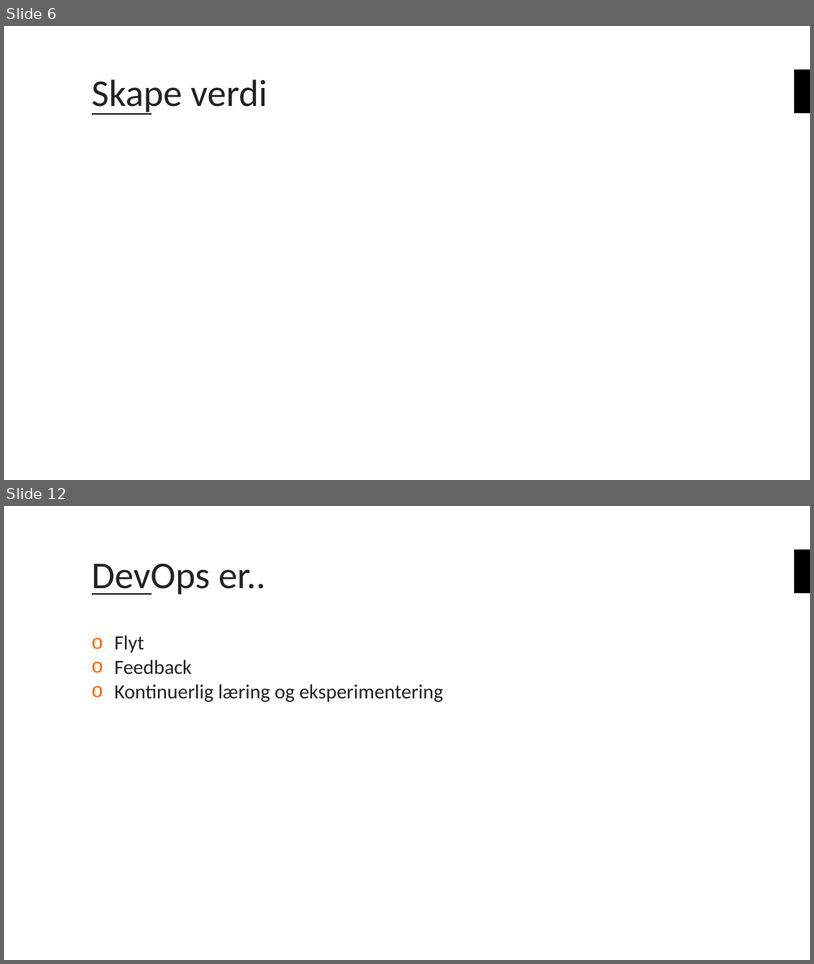
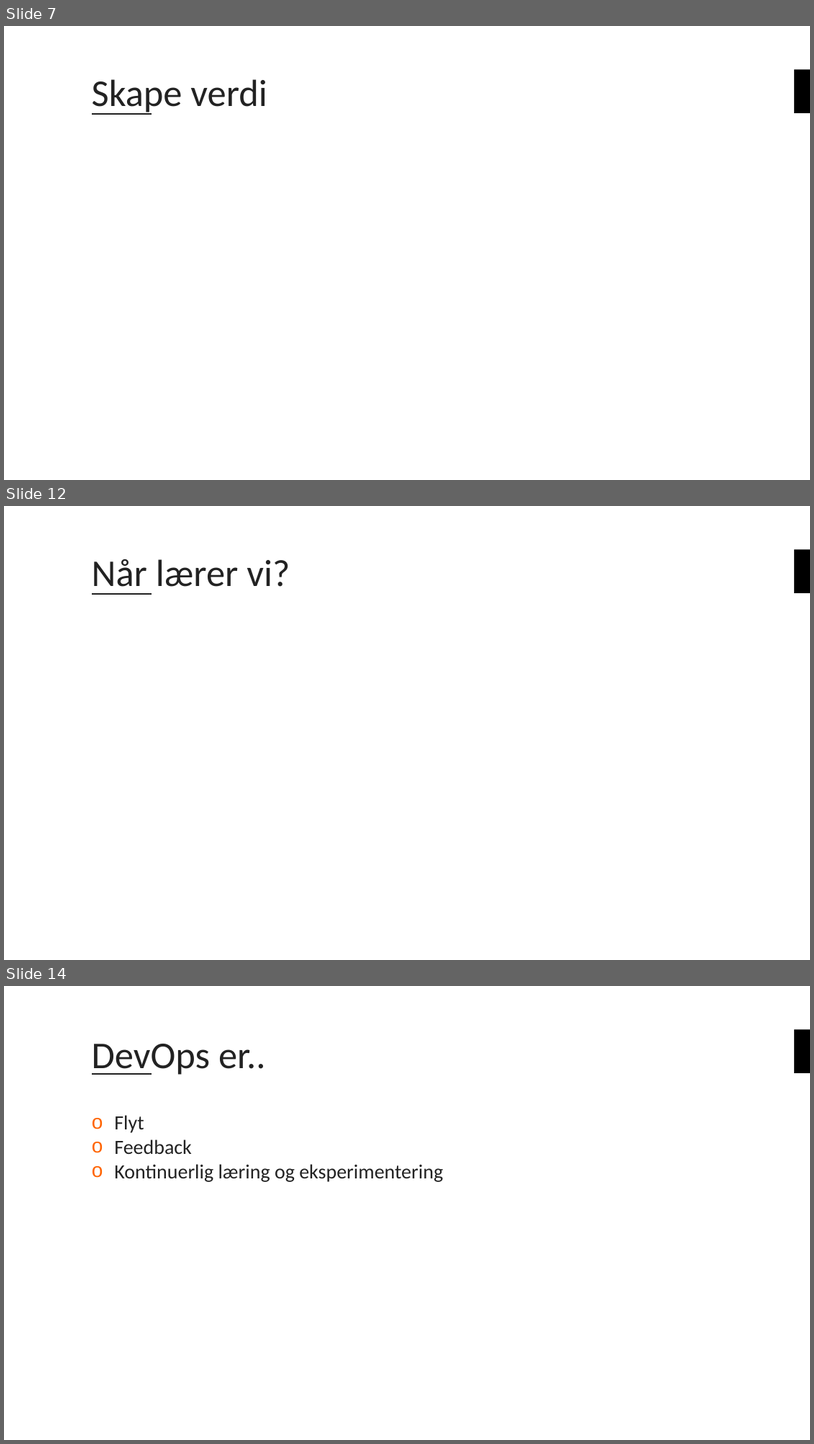
Before and after one commit to bouvet/azure-workshops, a slide deck: Workshop_2/Presentasjon/Azureskolen-Workshop#2.pptx. Shown one above the other, each under a label of ours: slides 6 and 12 before the commit, slides 7, 12 and 14 after it; the slides between them are not shown. The pictures are 814x964 and 814x1444 pixels, drawn with LibreOffice and Linux fonts; fonts in the diff are those of the drawing; background and template pictures are left out. Boxes give left, top, right and bottom in pixels: in the first picture for what was removed or moved away, otherwise in the second. Text is boxed around its words. In the diff, an @@ line names an element or a change of style, - is before the commit and + after.

```diff
--- a/Workshop_2/Presentasjon/Azureskolen-Workshop#2.pptx
+++ b/Workshop_2/Presentasjon/Azureskolen-Workshop#2.pptx
@@ slide 12 added at box(4, 506, 810, 960), background #FFFFFF; not listed: 2 template elements that a slide beside it also shows @@
@@ title added at box(92, 559, 290, 595), 45 pt, text #222222 @@
+Når lærer vi?
@@ what was slide 6 is now slide 7 @@
@@ what was slide 12 is now slide 14 @@
```
Also in this commit, not shown: 3 slides changed, 3 other slides added, 2 slides removed.
